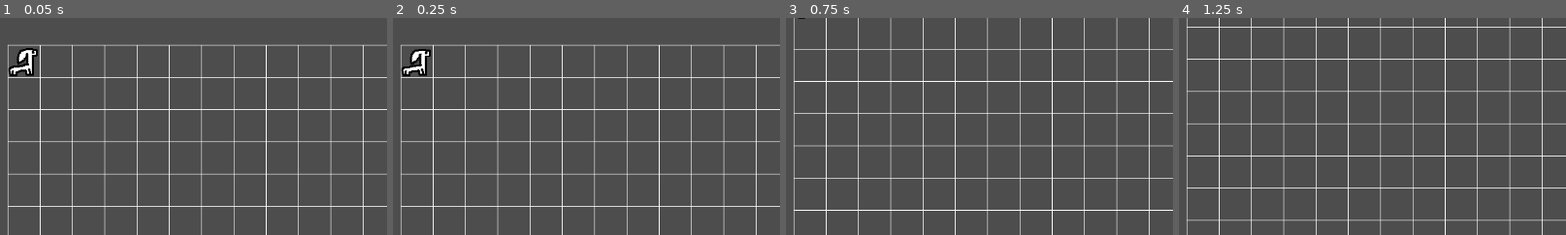
Above: before the commit, frames 1-4 (left to right).
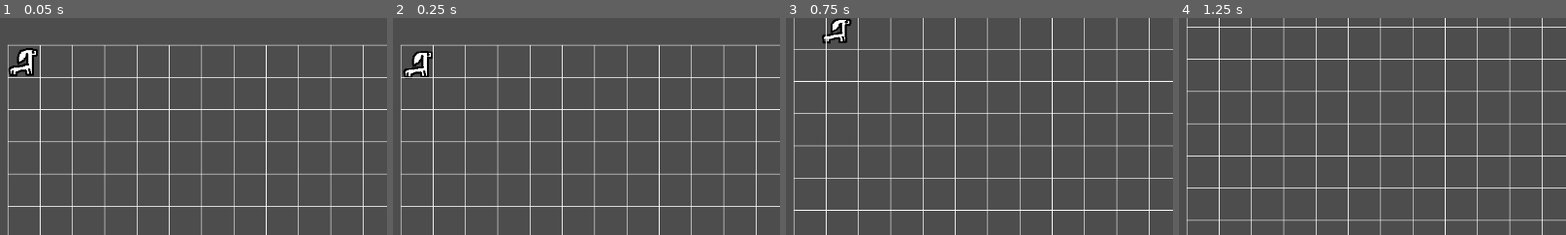
Above: after the commit, the same moments.

Repository: Blueflowerss/vpet-tempname
Game: Godot game, scene res://root.tscn
Two runs of this game, one before a commit and one after it. Both use one fixed random seed, a clock stepped at 60 frames per second and the inputs below.
Inputs (mouse positions are % of the whole screen's width and height, from its top left):
- Up to frame 1 (0.05 s): no input
- Up to frame 2 (0.25 s): no input
- Up to frame 3 (0.75 s): move the mouse to (72, 45) at 0.52 s; hold S (pan_camera_down) from 0.53 s (still down); click (72, 45) at 0.67 s
- Up to frame 4 (1.25 s): keep holding S (pan_camera_down)
The pictures show only the part of the screen within x 6-56%, y 0-50%; the shares and areas given below are measured in that part.

Frame 1 is identical in both runs. In frame 2, 0.6% of the frame differs, in the area x 2-11%, y 14-28%; in frame 3, 0.5%; in frame 4, nothing differs.

Commit message:
allow for variable amount of action delay between critter states

Diff:
--- a/critter.gd
+++ b/critter.gd
@@ -6,12 +6,18 @@
 var path_array : Array[Vector2i];
 var move_to_position : Vector2i;
 var act_timer : float;
+var act_timer_length : float;
 #this gonna be a state machine thing
 var current_action : ACT;
 enum ACT {
 	IDLE,
 	MOVE,
 	FUN
+}
+var act_lengths : Dictionary[ACT,float] = {
+	ACT.IDLE: 1.0,
+	ACT.MOVE: 0.1,
+	ACT.FUN: 0.1
 }
 signal has_moved;
 signal facing_back;
@@ -29,7 +35,7 @@
 	pass
 func _process(delta: float) -> void:
 	#a kinda timer so the AI doesn't freak out
-	if act_timer < 0.3:
+	if act_timer < act_timer_length:
 		act_timer += delta;
 		return
 	act_timer = 0;
@@ -37,6 +43,7 @@
 	#to walk to
 	match current_action:
 		ACT.IDLE:
+			#is bored
 			#find a random spot near the critter
 			var random_near_spot : Vector2i = Vector2i(randi_range(-5,5),randi_range(-5,5));
 			#setting the random spot to move_to_spot
@@ -47,12 +54,14 @@
 			path_array.pop_front();
 			#time to move
 			current_action = ACT.MOVE;
+			act_timer_length = act_lengths[ACT.MOVE];
 		ACT.MOVE:
 			#get the next position at the front
 			var next_position = path_array.pop_front();
 			#if next pos is null (aka critter reached the destination, then change back to IDLE and don't change position)
 			if not next_position:
 				current_action = ACT.IDLE;
+				act_timer_length = act_lengths[ACT.IDLE];
 			else:
 				last_position = grid_position;
 				grid_position = next_position;
@@ -66,5 +75,6 @@
 					emit_signal("facing_left");
 				elif facing.x == -1:
 					emit_signal("facing_right");
+				act_timer_length = act_lengths[ACT.MOVE];
 		ACT.FUN:
 			pass
